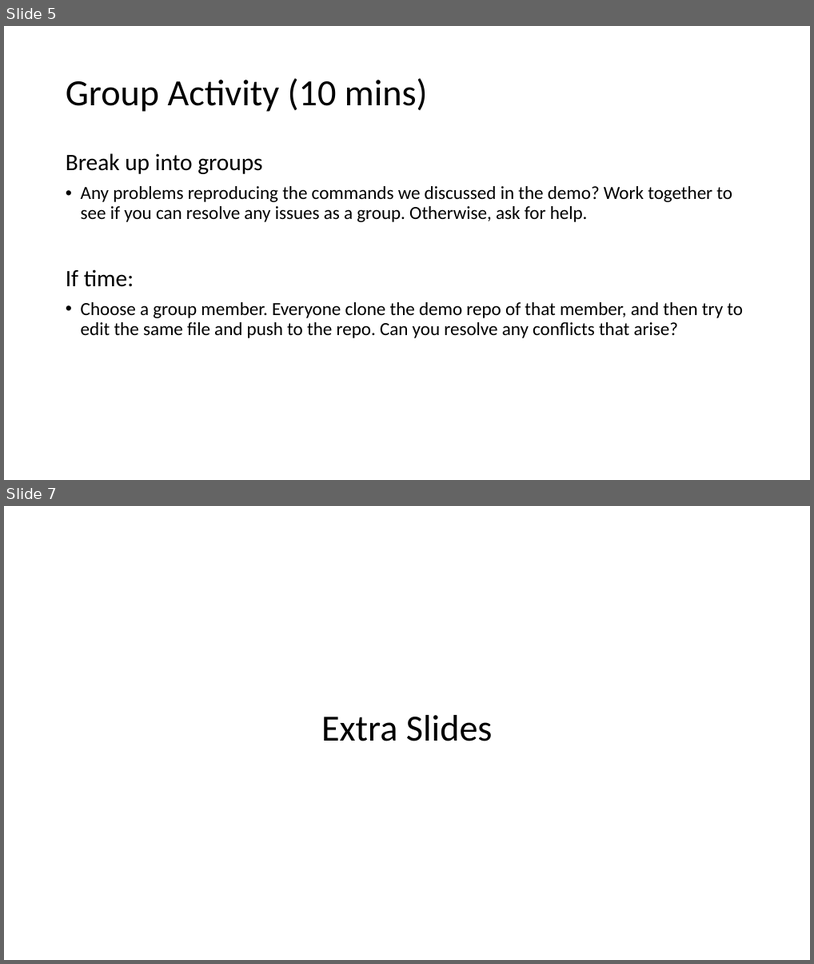
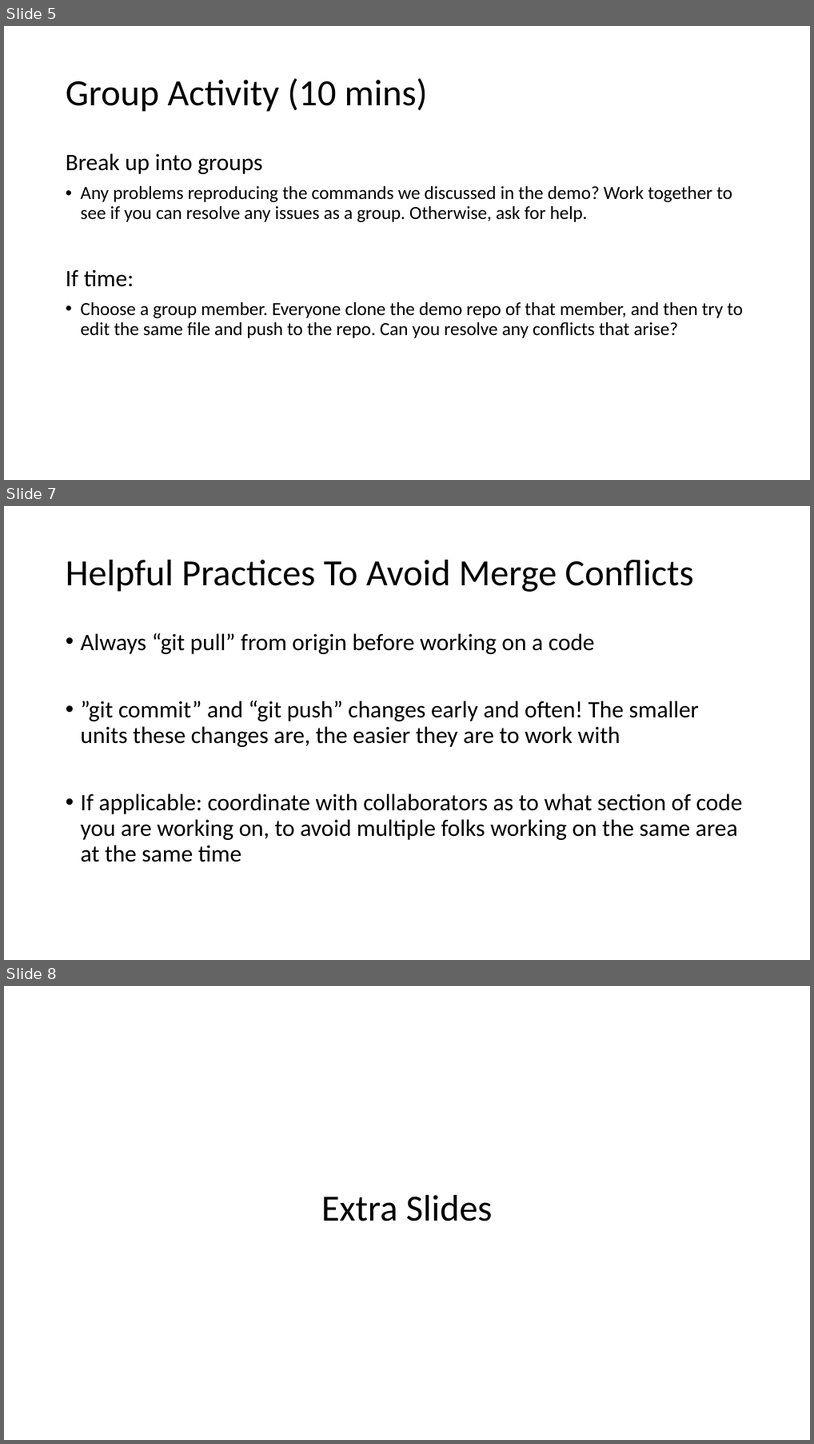
Before and after one commit to semaphoreP/codeastro, a slide deck: Day1/intro_to_git.pptx. Shown one above the other, each under a label of ours: slides 5 and 7 before the commit, slides 5, 7 and 8 after it; the slides between them are not shown. The pictures are 814x964 and 814x1444 pixels, drawn with LibreOffice and Linux fonts; fonts in the diff are those of the drawing. Boxes give left, top, right and bottom in pixels: in the first picture for what was removed or moved away, otherwise in the second. Text is boxed around its words. In the diff, an @@ line names an element or a change of style, - is before the commit and + after.

Commit message:
adding helpful practices

```diff
--- a/Day1/intro_to_git.pptx
+++ b/Day1/intro_to_git.pptx
@@ slide 7 added at [4, 506, 810, 960], background #FFFFFF @@
@@ title added at [66, 560, 694, 592], 44 pt, text #000000 @@
+Helpful Practices To Avoid Merge Conflicts
@@ text added at [81, 633, 743, 862], 28 pt, text #000000 @@
+• Always “git pull” from origin before working on a code
+• ”git commit” and “git push” changes early and often! The smaller units these changes are, the easier they are to work with
+• If applicable: coordinate with collaborators as to what section of code you are working on, to avoid multiple folks working on the same area at the same time
@@ what was slide 7 is now slide 8 @@
```
Also in this commit, not shown: 2 slides changed.
